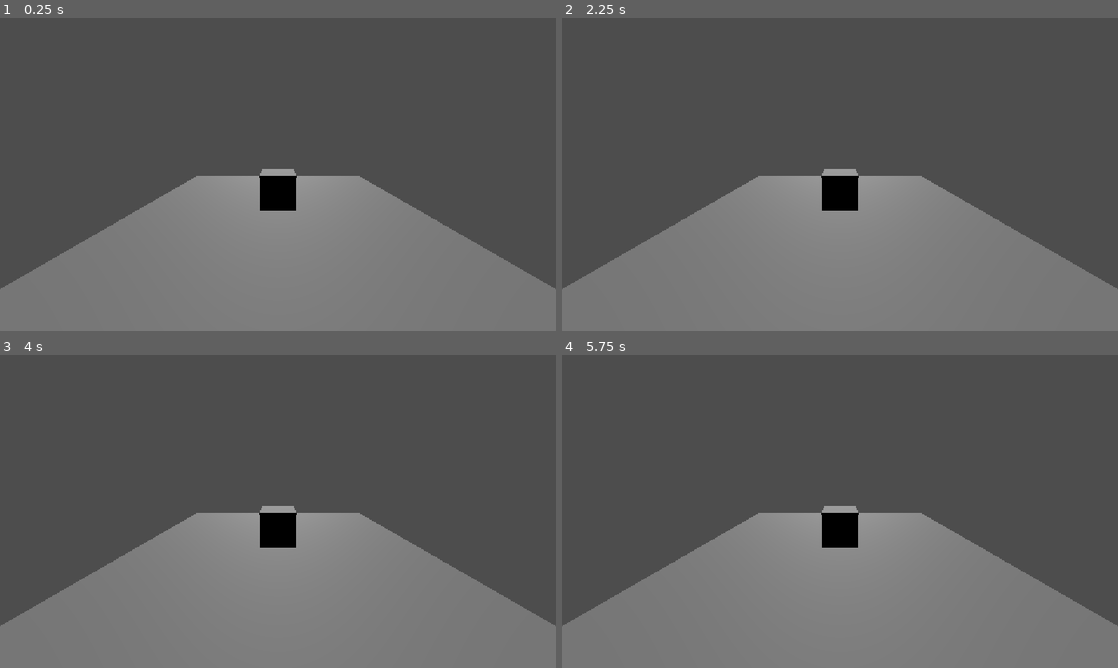
Above: before the commit, frames 1-4 (two rows, left to right).
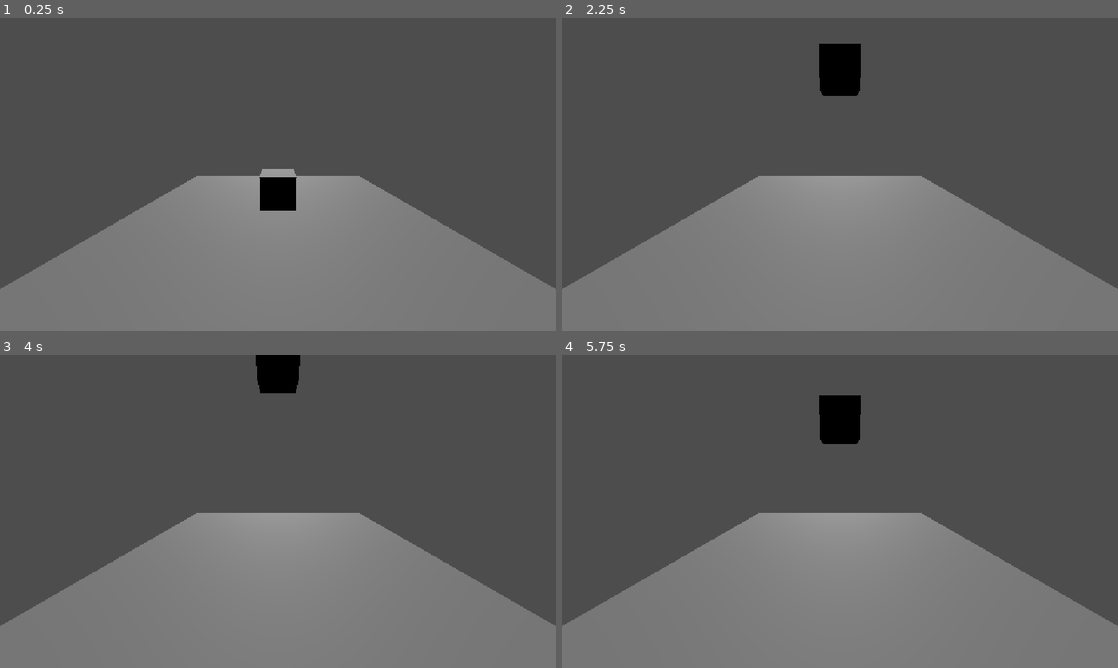
Above: after the commit, the same moments.

Repository: 4N0nYm0u6/spaceman-game
Game: Godot game, scene res://node_3d.tscn
The game is run twice, just before and just after one commit, with the same random seed, the same clock (stepped at 60 frames per second) and the same inputs.
Inputs:
- Up to frame 1 (0.25 s): no input
- Up to frame 2 (2.25 s): tap Enter at 0.5 s; tap Space at 2 s
- Up to frame 3 (4 s): tap Enter at 3.5 s
- Up to frame 4 (5.75 s): tap Space at 5 s

The runs differ from the first frame. In frame 1, less than 0.1% of the frame differs, in the area x 46-54%, y 49-51%; in frame 2, 2.1%, in the area x 46-54%, y 8-62%; in frame 3, 1.8%; in frame 4, 2.0%.

Commit message:
Update node_3d.tscn

Diff:
--- a/node_3d.tscn
+++ b/node_3d.tscn
@@ -1,4 +1,35 @@
 [gd_scene format=3 uid="uid://belgsbrr2lvpa"]
+
+[sub_resource type="GDScript" id="GDScript_4xowi"]
+script/source = "extends CharacterBody3D
+
+
+const SPEED = 5.0
+const JUMP_VELOCITY = 4.5
+
+
+func _physics_process(delta: float) -> void:
+	# Add the gravity.
+	if not is_on_floor():
+		velocity += get_gravity() * delta
+
+	# Handle jump.
+	if Input.is_action_just_pressed(\"ui_accept\") and is_on_floor():
+		velocity.y = JUMP_VELOCITY
+
+	# Get the input direction and handle the movement/deceleration.
+	# As good practice, you should replace UI actions with custom gameplay actions.
+	var input_dir := Input.get_vector(\"ui_left\", \"ui_right\", \"ui_up\", \"ui_down\")
+	var direction := (transform.basis * Vector3(input_dir.x, 0, input_dir.y)).normalized()
+	if direction:
+		velocity.x = direction.x * SPEED
+		velocity.z = direction.z * SPEED
+	else:
+		velocity.x = move_toward(velocity.x, 0, SPEED)
+		velocity.z = move_toward(velocity.z, 0, SPEED)
+
+	move_and_slide()
+"
 
 [sub_resource type="BoxShape3D" id="BoxShape3D_yf5fn"]
 size = Vector3(0.25, 0.25, 0.25)
@@ -14,6 +45,7 @@
 
 [node name="CharacterBody3D" type="CharacterBody3D" parent="." unique_id=1654917867]
 transform = Transform3D(1, 0, 0, 0, 1, 0, 0, 0, 1, 0, 0.15, 0)
+script = SubResource("GDScript_4xowi")
 
 [node name="CollisionShape3D" type="CollisionShape3D" parent="CharacterBody3D" unique_id=1892706151]
 shape = SubResource("BoxShape3D_yf5fn")
